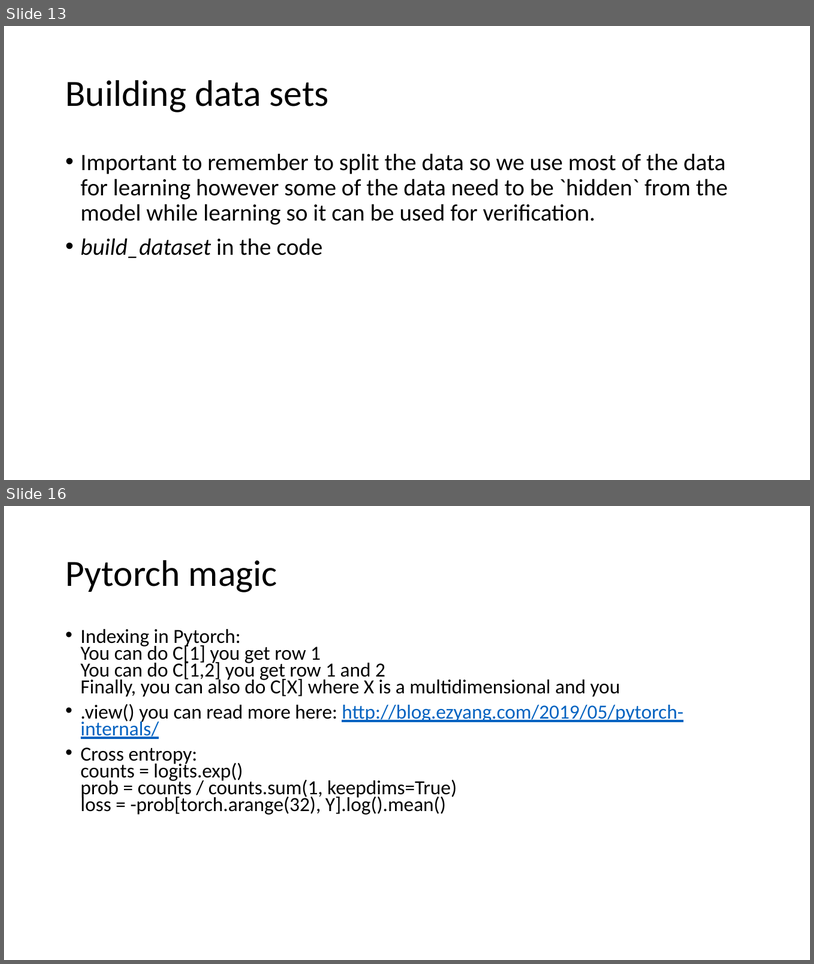
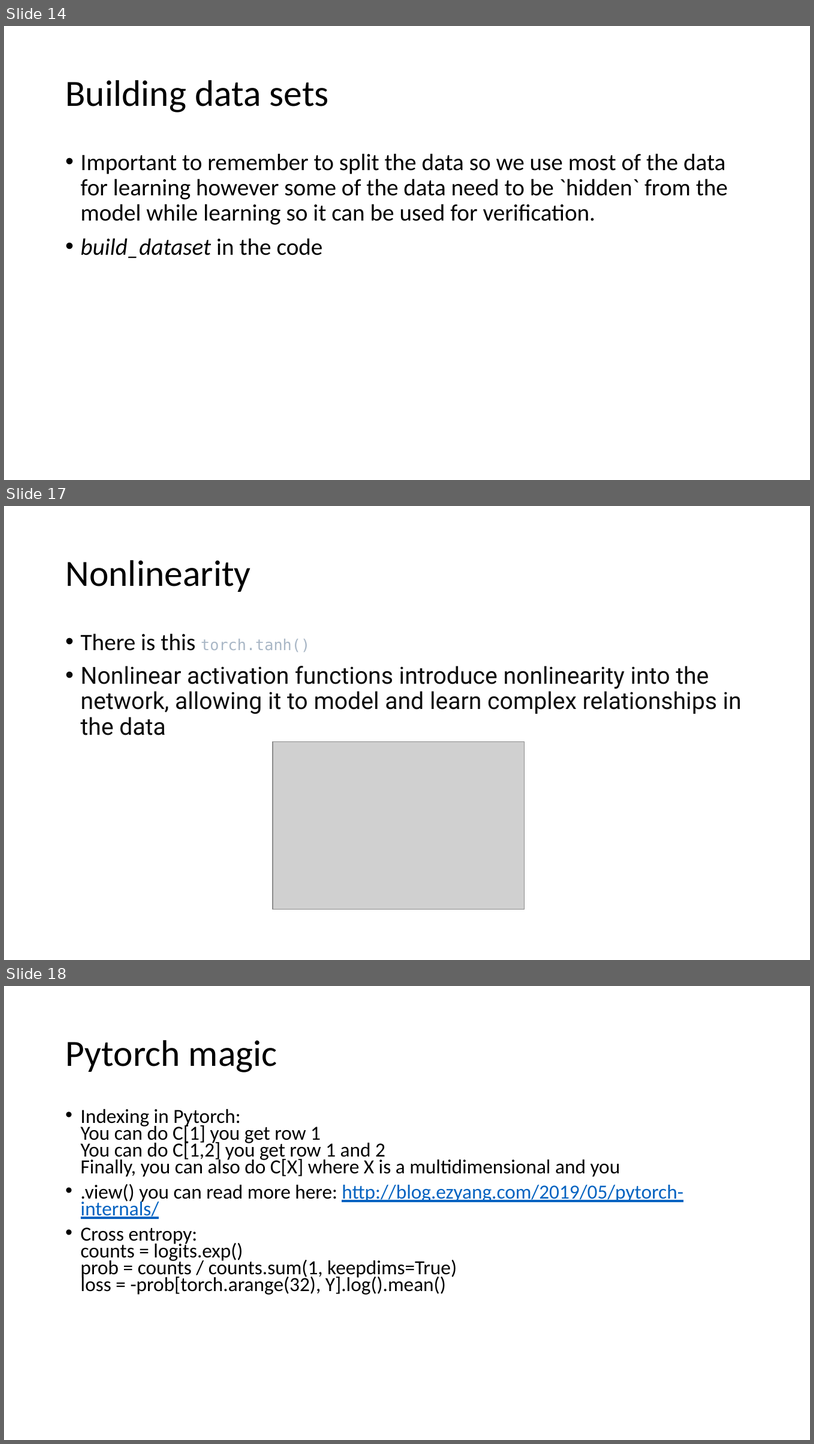
Before and after one commit to bodzio50318/genAiWorkshop, a slide deck: AiDem.pptm. Shown one above the other, each under a label of ours: slides 13 and 16 before the commit, slides 14, 17 and 18 after it; the slides between them are not shown. The pictures are 814x964 and 814x1444 pixels, drawn with LibreOffice and Linux fonts; fonts in the diff are those of the drawing; grey boxes stand for pictures. Boxes give left, top, right and bottom in pixels: in the first picture for what was removed or moved away, otherwise in the second. Text is boxed around its words. In the diff, an @@ line names an element or a change of style, - is before the commit and + after.

```diff
--- a/AiDem.pptm
+++ b/AiDem.pptm
@@ slide 17 added at [4,506,810,960], background #FFFFFF @@
@@ title added at [65,560,251,592], 44 pt, text #000000 @@
+Nonlinearity
@@ text added at [81,633,742,735], 28 pt, text #0D0D0D @@
+• There is this torch.tanh()
+• Nonlinear activation functions introduce nonlinearity into the network, allowing it to model and learn complex relationships in the data
@@ picture added at [273,741,524,909] @@
@@ what was slide 13 is now slide 14 @@
@@ what was slide 16 is now slide 18 @@
```
Also in this commit, not shown: 6 slides changed, 3 other slides added, 1 slide removed, 1 other file.
